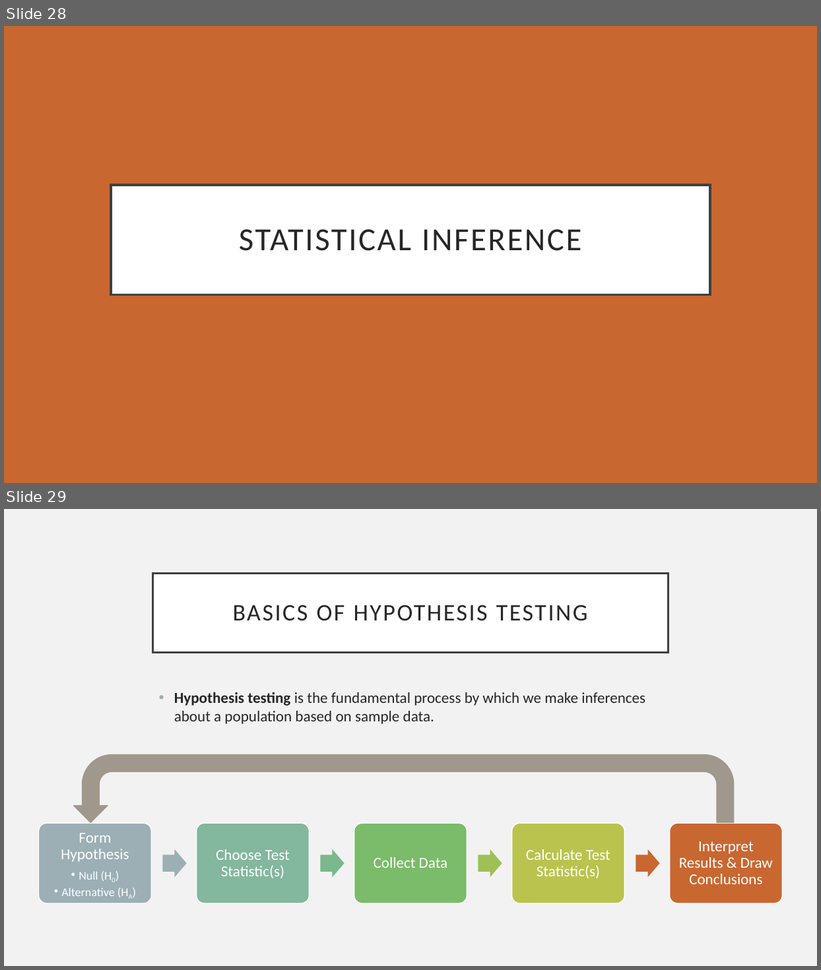
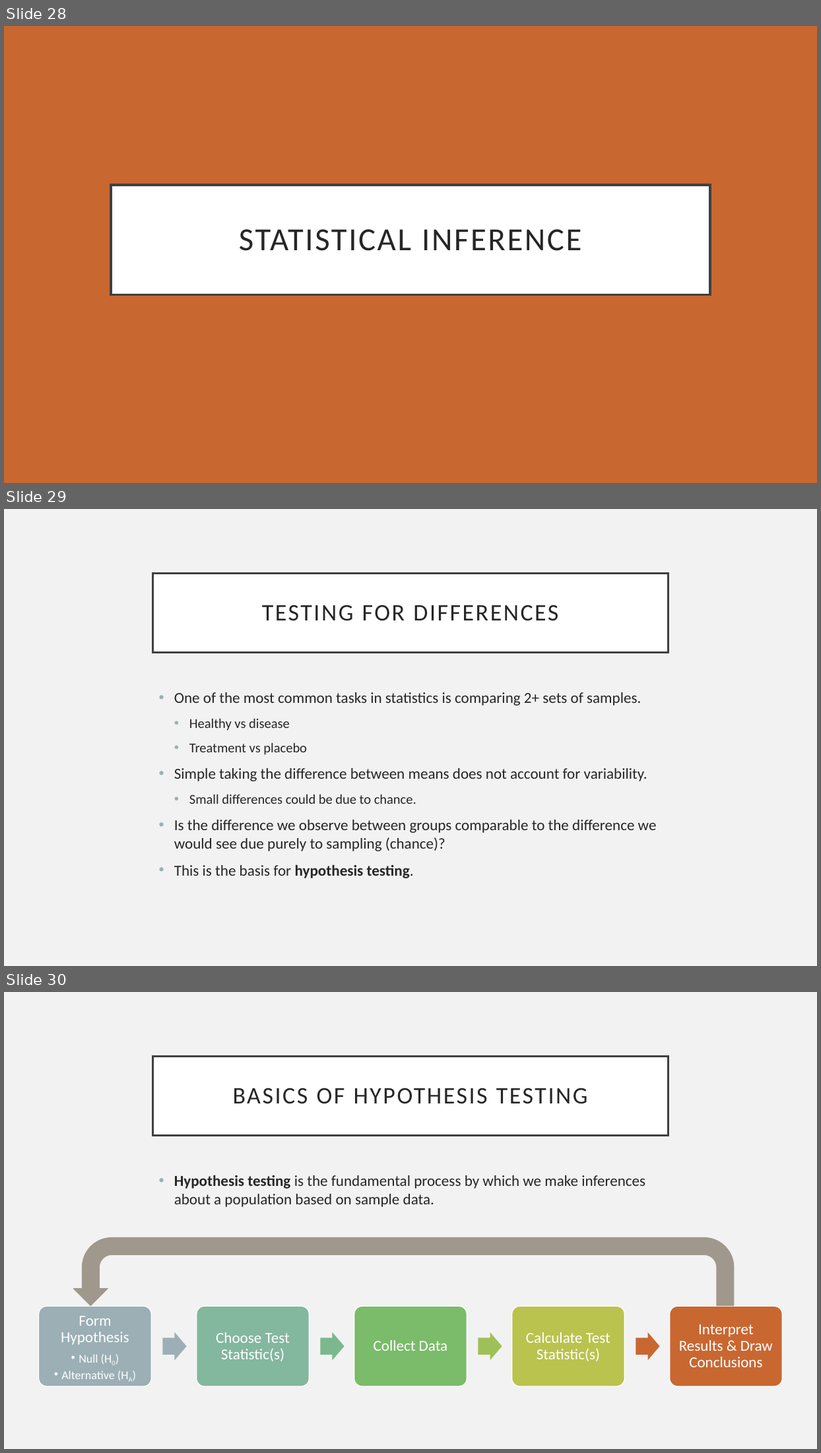
Before and after one commit to eholdmore/StatsForCompBio, a slide deck: Stats-for-Comp-Bio.pptx. Shown one above the other, each under a label of ours: slides 28 and 29 before the commit, slides 28, 29 and 30 after it. The pictures are 821x970 and 821x1453 pixels, drawn with LibreOffice and Linux fonts; fonts in the diff are those of the drawing. Boxes give left, top, right and bottom in pixels: in the first picture for what was removed or moved away, otherwise in the second. Text is boxed around its words. In the diff, an @@ line names an element or a change of style, - is before the commit and + after.

```diff
--- a/Stats-for-Comp-Bio.pptx
+++ b/Stats-for-Comp-Bio.pptx
@@ slide 29 added at (x1=4, y1=509, x2=817, y2=966), background #F2F2F2 @@
@@ title added at (x1=153, y1=573, x2=668, y2=652), fill #FFFFFF, outline #404040 2.5 pt, 28 pt, text #262626 @@
+TESTING FOR DIFFERENCES
@@ text added at (x1=174, y1=692, x2=657, y2=879), 18 pt, text #262626 @@
+• One of the most common tasks in statistics is comparing 2+ sets of samples.
+  • Healthy vs disease
+  • Treatment vs placebo
+• Simple taking the difference between means does not account for variability.
+  • Small differences could be due to chance.
+• Is the difference we observe between groups comparable to the difference we would see due purely to sampling (chance)?
+• This is the basis for hypothesis testing.
@@ what was slide 29 is now slide 30 @@
```
Also in this commit, not shown: 4 slides changed, 1 other slide added, 3 other files.
